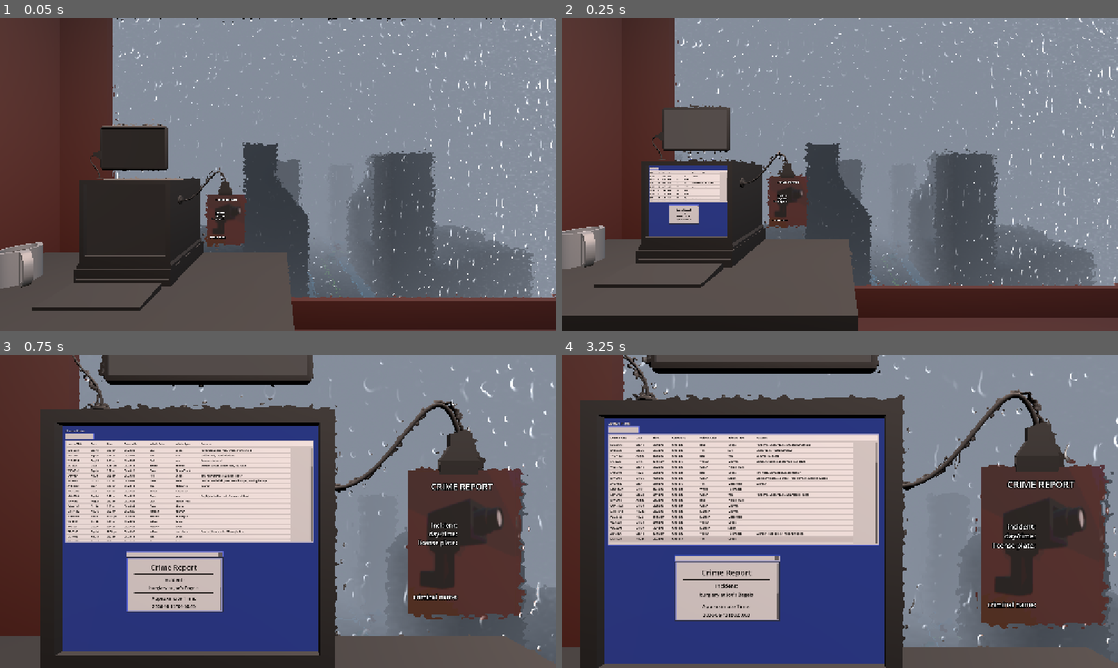
Above: before the commit, frames 1-4 (two rows, left to right).
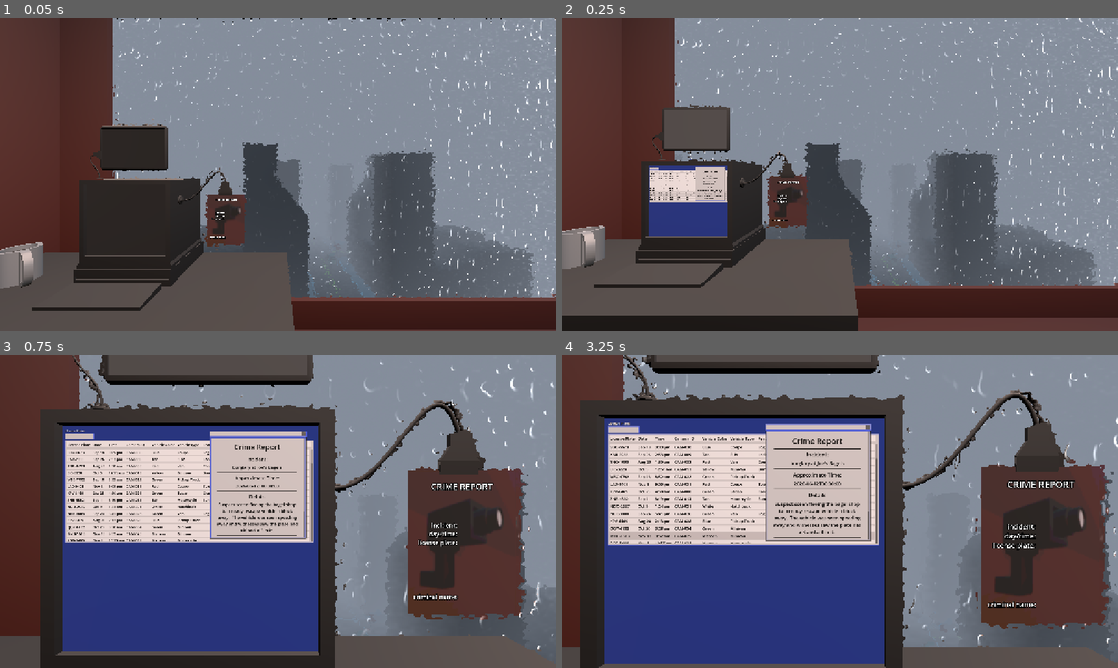
Above: after the commit, the same moments.

Repository: Ciph3rzer0/brackeys-2026.2-trust-no-one
Game: Godot game, scene res://scenes/city.tscn
Same seed, same stepped clock (60 frames per second), same inputs: the game is played once before the commit and once after it. Sound files missing from this copy of the repository are replaced by a short silence.
Inputs (mouse positions are in pixels of both pictures, inside the frame that each line leads up to):
- Up to frame 1 (0.05 s): no input
- Up to frame 2 (0.25 s): no input
- Up to frame 3 (0.75 s): tap Enter at 0.5 s; move the mouse to (305, 511) at 0.52 s; hold W (pc_forward) from 0.53 s (still down); hold E (pc_interact) from 0.53 s (still down); click (305, 511) at 0.67 s
- Up to frame 4 (3.25 s): tap Space at 0.77 s; release W (pc_forward) at 1.25 s; release E (pc_interact) at 1.25 s; drag from (728, 527) to (812, 574) at 1.27 s; move the mouse to (895, 442) at 2.02 s; hold D (pc_right) 2.03-2.75 s; hold Ctrl 2.03-2.75 s; drag from (812, 574) to (673, 464) at 2.77 s

Frame 1 is identical in both runs. In frame 2, 1.1% of the frame differs, in the area x 15-30%, y 45-66%; in frame 3, 11%; in frame 4, 14%, in the area x 8-57%, y 22-86%.

Commit message:
feat: initial quest validation

Diff:
--- a/autoloads/quest_system.gd
+++ b/autoloads/quest_system.gd
@@ -3,6 +3,7 @@
 var _active_quest: Quest
 
 signal new_quest_assigned(quest: Quest)
+signal plate_submitted_for_quest(quest: Quest, plate: String)
 
 func assign_new_quest():
 	if _active_quest:
@@ -19,3 +20,12 @@
 
 	_active_quest = quest
 	new_quest_assigned.emit(quest)
+
+func submit_plate_to_quest(quest: Quest, plate: String):
+	#assert(quest == _active_quest)
+
+	if plate == quest.correct_plate:
+		print("CORRECT !!!!")
+	else:
+		print("wrong")
+	plate_submitted_for_quest.emit(quest, plate)
--- a/ui/computer-screen/computer_screen.tscn
+++ b/ui/computer-screen/computer_screen.tscn
@@ -66,17 +66,15 @@
 [node name="CrimeReport" parent="." unique_id=1163959814 instance=ExtResource("6_5hd8n")]
 visible = false
 layout_mode = 0
-offset_left = 0.0
-offset_top = 0.0
 offset_right = 375.0
 offset_bottom = 464.0
 
 [node name="ComputerWindow" parent="." unique_id=24755338 instance=ExtResource("7_8qfsr")]
 layout_mode = 1
-offset_left = 322.0
-offset_top = 670.0
-offset_right = -475.0
-offset_bottom = -209.0
+offset_left = 738.0
+offset_top = 30.0
+offset_right = -59.0
+offset_bottom = -598.0
 content_scene_path = "uid://dukf0r3kv7h3u"
 
 [connection signal="filter_changed" from="PlateFilter" to="VehicleSightingsTableView" method="_on_plate_filter_filter_changed"]
--- a/ui/crime-report/crime_report.gd
+++ b/ui/crime-report/crime_report.gd
@@ -10,3 +10,8 @@
 func set_quest(_quest: Quest):
 	if !_quest: return
 	quest = _quest
+
+func _on_submit_button_pressed() -> void:
+	var plate = %PlateEntryTextEdit.text
+	QuestSystem.submit_plate_to_quest(quest, plate)
+	print("Submitted ", plate)
--- a/ui/crime-report/crime_report.tscn
+++ b/ui/crime-report/crime_report.tscn
@@ -2,6 +2,7 @@
 
 [ext_resource type="Script" uid="uid://crvv5bco8yote" path="res://ui/crime-report/crime_report.gd" id="1_25t53"]
 [ext_resource type="Resource" uid="uid://mlx6hgu5bc7w" path="res://scripts/quests/first_quest.tres" id="2_eqs3u"]
+[ext_resource type="Theme" uid="uid://bd3ja6q1vwt2q" path="res://ui/crime-report/crime_report_theme.tres" id="3_tygkb"]
 
 [sub_resource type="StyleBoxFlat" id="StyleBoxFlat_uhg71"]
 bg_color = Color(0, 0, 0, 1)
@@ -10,10 +11,8 @@
 border_color = Color(0.8, 0.8, 0.8, 0)
 
 [node name="CrimeReport" type="PanelContainer" unique_id=1163959814]
-offset_left = 407.0
-offset_top = 58.0
-offset_right = 782.0
-offset_bottom = 522.0
+offset_right = 513.0
+offset_bottom = 620.0
 script = ExtResource("1_25t53")
 quest = ExtResource("2_eqs3u")
 
@@ -93,3 +92,52 @@
 text = "<XK3-JT*1>"
 horizontal_alignment = 1
 autowrap_mode = 2
+
+[node name="Divider4" type="Panel" parent="ScrollContainer/MarginContainer/VBoxContainer" unique_id=1833292545]
+custom_minimum_size = Vector2(0, 4)
+layout_mode = 2
+theme_override_styles/panel = SubResource("StyleBoxFlat_uhg71")
+
+[node name="MarginContainer" type="MarginContainer" parent="ScrollContainer/MarginContainer/VBoxContainer" unique_id=624130938]
+layout_mode = 2
+size_flags_horizontal = 4
+theme_override_constants/margin_top = 10
+
+[node name="HBoxContainer" type="VBoxContainer" parent="ScrollContainer/MarginContainer/VBoxContainer/MarginContainer" unique_id=1701528419]
+layout_mode = 2
+theme_override_constants/separation = 20
+
+[node name="IdentifyPlayteLabel" type="Label" parent="ScrollContainer/MarginContainer/VBoxContainer/MarginContainer/HBoxContainer" unique_id=1522656808]
+layout_mode = 2
+size_flags_horizontal = 4
+theme_override_font_sizes/font_size = 20
+text = "Identify Full License Plate Number:"
+horizontal_alignment = 1
+
+[node name="PlateEntryTextEdit" type="TextEdit" parent="ScrollContainer/MarginContainer/VBoxContainer/MarginContainer/HBoxContainer" unique_id=1549156985]
+unique_name_in_owner = true
+custom_minimum_size = Vector2(140, 40)
+custom_maximum_size = Vector2(140, -1)
+propagate_maximum_size = true
+layout_mode = 2
+size_flags_horizontal = 4
+theme = ExtResource("3_tygkb")
+theme_override_font_sizes/font_size = 22
+scroll_fit_content_height = true
+scroll_fit_content_width = true
+caret_blink = true
+caret_multiple = false
+
+[node name="Control" type="Control" parent="ScrollContainer/MarginContainer/VBoxContainer" unique_id=746673933]
+custom_minimum_size = Vector2(0, 15)
+layout_mode = 2
+
+[node name="SubmitButton" type="Button" parent="ScrollContainer/MarginContainer/VBoxContainer" unique_id=345433808]
+unique_name_in_owner = true
+custom_minimum_size = Vector2(120, 30)
+layout_mode = 2
+size_flags_horizontal = 8
+text = "Submit"
+autowrap_trim_flags = 192
+
+[connection signal="pressed" from="ScrollContainer/MarginContainer/VBoxContainer/SubmitButton" to="." method="_on_submit_button_pressed"]
--- /dev/null
+++ b/ui/crime-report/crime_report_theme.tres
@@ -0,0 +1,43 @@
+[gd_resource type="Theme" format=3 uid="uid://bd3ja6q1vwt2q"]
+
+[sub_resource type="StyleBoxFlat" id="StyleBoxFlat_yq7lw"]
+content_margin_left = 4.0
+content_margin_top = 4.0
+content_margin_right = 4.0
+content_margin_bottom = 4.0
+bg_color = Color(0.8556, 0.88908005, 0.93, 1)
+draw_center = false
+border_width_left = 3
+border_width_top = 3
+border_width_right = 3
+border_width_bottom = 3
+border_color = Color(0.95, 0.29545003, 0.20900002, 1)
+corner_radius_top_left = 4
+corner_radius_top_right = 4
+corner_radius_bottom_right = 4
+corner_radius_bottom_left = 4
+expand_margin_left = 2.0
+expand_margin_top = 2.0
+expand_margin_right = 2.0
+expand_margin_bottom = 2.0
+
+[sub_resource type="StyleBoxFlat" id="StyleBoxFlat_yvpd2"]
+content_margin_left = 4.0
+content_margin_top = 4.0
+content_margin_right = 4.0
+content_margin_bottom = 4.0
+bg_color = Color(1, 1, 1, 0.39215687)
+border_width_bottom = 2
+border_color = Color(0, 0, 0, 0.78431374)
+corner_detail = 1
+expand_margin_left = 2.0
+expand_margin_top = 2.0
+expand_margin_right = 2.0
+expand_margin_bottom = 4.0
+
+[resource]
+TextEdit/colors/caret_background_color = Color(0.83, 0.83, 0.83, 1)
+TextEdit/colors/caret_color = Color(0, 0, 0, 0.39215687)
+TextEdit/constants/caret_width = 4
+TextEdit/styles/focus = SubResource("StyleBoxFlat_yq7lw")
+TextEdit/styles/normal = SubResource("StyleBoxFlat_yvpd2")
--- a/ui/tables/table_theme.tres
+++ b/ui/tables/table_theme.tres
@@ -62,6 +62,7 @@
 Button/styles/normal = SubResource("StyleBoxFlat_7b602")
 Button/styles/pressed = SubResource("StyleBoxFlat_0ghoq")
 HBoxContainer/constants/separation = 8
+Label/font_sizes/font_size = 18
 MarginContainer/constants/margin_bottom = 4
 MarginContainer/constants/margin_left = 4
 MarginContainer/constants/margin_right = 4
--- a/ui/tables/vehicle_sightings/vehicle_sightings_row_view.tscn
+++ b/ui/tables/vehicle_sightings/vehicle_sightings_row_view.tscn
@@ -6,11 +6,12 @@
 [node name="VehicleSightingsTableRow" type="MarginContainer" unique_id=1882960689]
 offset_right = 1116.0
 offset_bottom = 25.0
+size_flags_horizontal = 3
 mouse_default_cursor_shape = 2
 theme = ExtResource("1_fgbac")
 theme_override_constants/margin_left = 0
 theme_override_constants/margin_top = 0
-theme_override_constants/margin_right = 0
+theme_override_constants/margin_right = 8
 theme_override_constants/margin_bottom = 0
 script = ExtResource("1_scse7")
 
@@ -39,7 +40,7 @@
 
 [node name="LicensePlate" type="Label" parent="MarginContainer/HBoxContainer" unique_id=1057562029]
 unique_name_in_owner = true
-custom_minimum_size = Vector2(110, 0)
+custom_minimum_size = Vector2(120, 0)
 layout_mode = 2
 text = "License Plate"
 clip_text = true
@@ -89,6 +90,7 @@
 unique_name_in_owner = true
 custom_minimum_size = Vector2(440, 0)
 layout_mode = 2
+size_flags_horizontal = 3
 text = "Features"
 clip_text = true
 text_overrun_behavior = 5
--- a/ui/tables/vehicle_sightings/vehicle_sightings_table_view.tscn
+++ b/ui/tables/vehicle_sightings/vehicle_sightings_table_view.tscn
@@ -30,6 +30,7 @@
 [node name="TableBody" type="VBoxContainer" parent="MarginContainer/HSplitContainer/ScrollContainer" unique_id=62885424]
 unique_name_in_owner = true
 layout_mode = 2
+size_flags_horizontal = 3
 
 [node name="TableRow" parent="MarginContainer/HSplitContainer/ScrollContainer/TableBody" unique_id=1493474001 instance=ExtResource("3_5i2x8")]
 unique_name_in_owner = true
